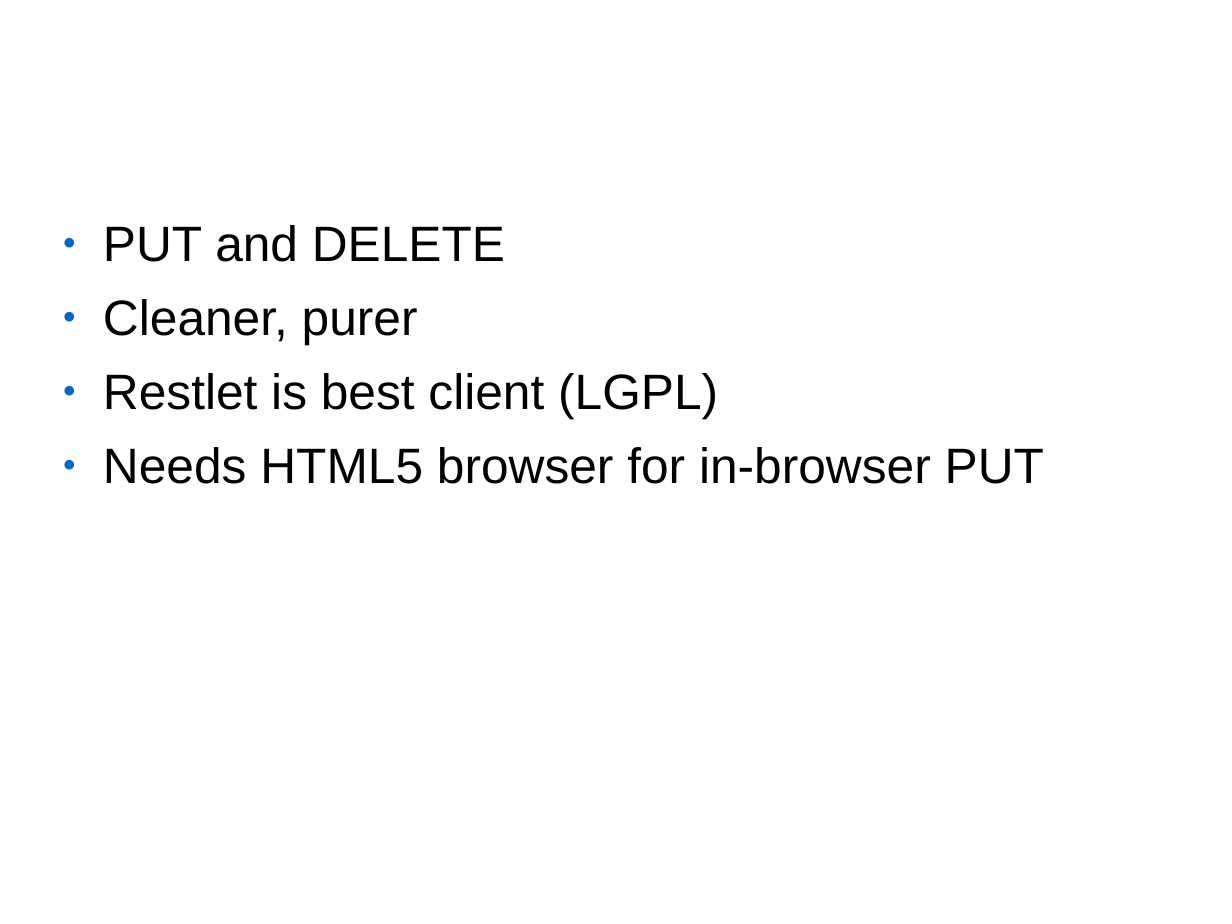
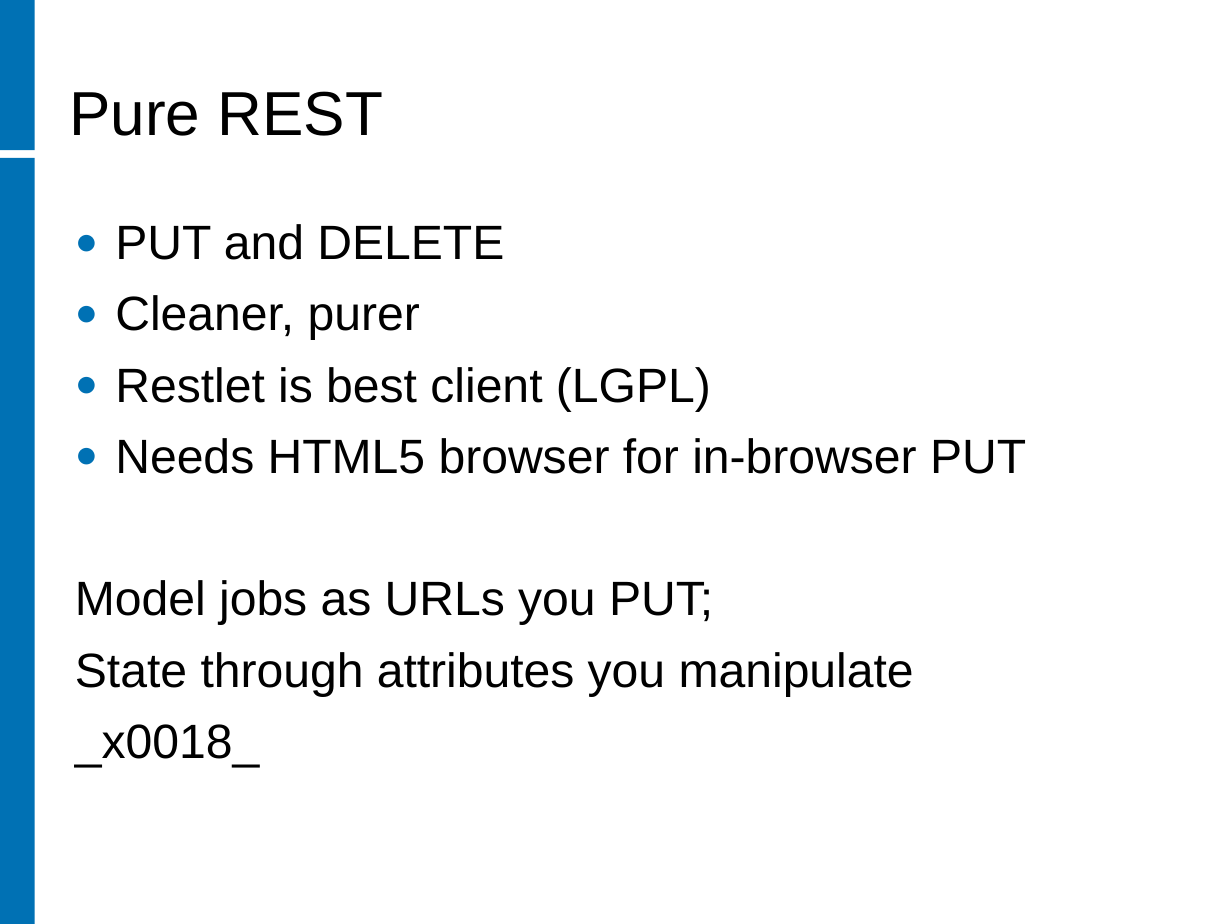
Before and after one commit to rhusar/smartfrog, a slide deck: slide 9 of core/components/hadoop/doc/workshop/mombasa.ppt (slide 8 before the commit). Drawn at 1232x924 pixels with LibreOffice and Linux fonts; fonts in the diff are those of the drawing; background and template pictures are left out. Boxes give left, top, right and bottom in pixels: in the first picture for what was removed or moved away, otherwise in the second. Text is boxed around its words. In the diff, an @@ line names an element or a change of style, - is before the commit and + after.

```diff
--- a/core/components/hadoop/doc/workshop/mombasa.ppt
+++ b/core/components/hadoop/doc/workshop/mombasa.ppt
@@ rectangle added at [0,0,35,150], fill #0071B4 @@
@@ title "Pure REST" at [70,91,383,136]: size 44 to 40 pt, text colour #FFFFFF to #000000, bold off; alignment centre to left; more space between paragraphs; vertical alignment middle to bottom @@
@@ rectangle added at [0,158,35,923], fill #0071B4 @@
@@ text at [115,224,1026,474]: size 32 to 31 pt in "PUT and DELETE", "Cleaner, purer", "Restlet is best client (LGPL)", "Needs HTML5 browser for in-browser PUT"; bullet colour #0066CC to #0071B4 @@
@@ text at [75,580,914,768]: paragraphs added @@
+Model jobs as URLs you PUT;
+State through attributes you manipulate
+_x0018_
```
Also in this commit, not shown: 8 other slides changed, 4 slides added, 2 slides removed, 2 other files.
